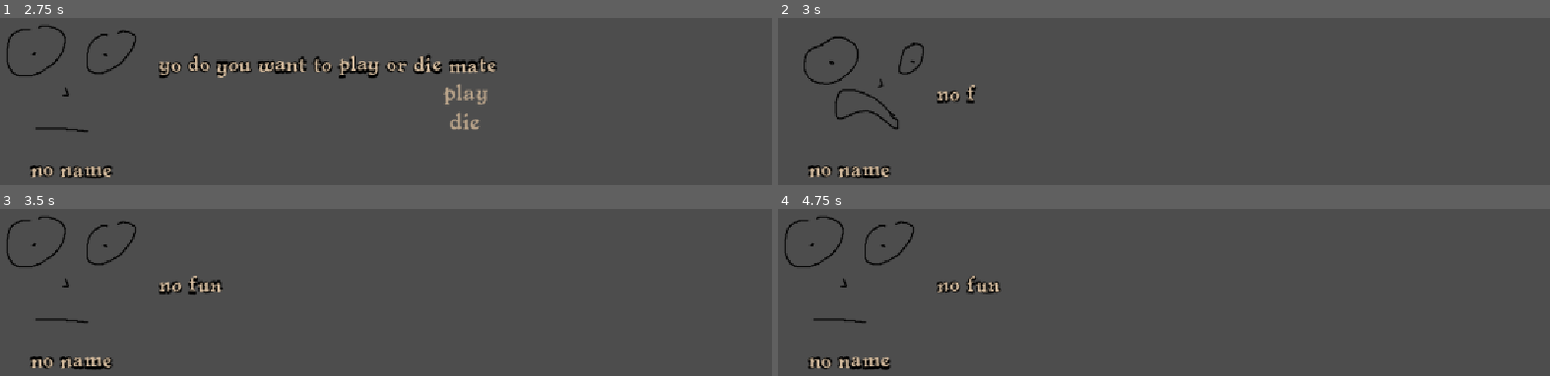
Above: before the commit, frames 1-4 (two rows, left to right).
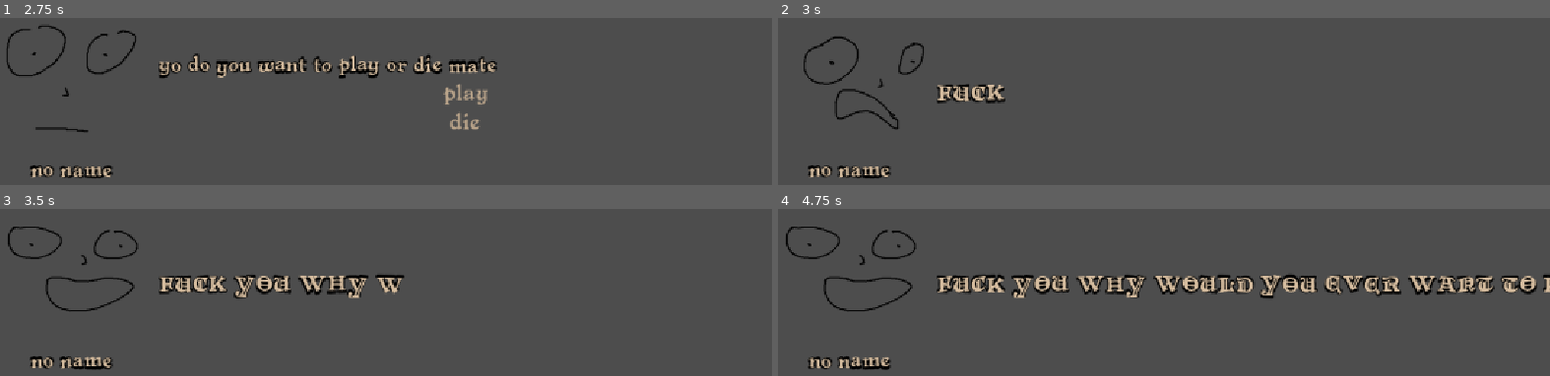
Above: after the commit, the same moments.

Repository: TheMagnat/Brackeys-Game-Jam-2025
Game: Godot game, scene res://Scenes/Cinematic/dialog.tscn
The game is run twice, just before and just after one commit, with the same random seed, the same clock (stepped at 60 frames per second) and the same inputs. This scene is started directly instead of the project's main scene. Sound files missing from this copy of the repository are replaced by a short silence.
Inputs (mouse positions are in pixels of both pictures, inside the frame that each line leads up to):
- Up to frame 1 (2.75 s): move the mouse to (outside the picture) at 0.52 s; hold 1 (CARD_SHORTCUT_1) 0.53-1.28 s; click (outside the picture) at 0.67 s; move the mouse to (outside the picture) at 1.27 s; tap 2 (CARD_SHORTCUT_2) at 1.35 s; click (outside the picture) at 1.42 s; tap Enter at 2 s; move the mouse to (455, 131) at 2.02 s; hold 3 (CARD_SHORTCUT_3) from 2.03 s (still down); click (455, 131) at 2.17 s
- Up to frame 2 (3 s): release 3 (CARD_SHORTCUT_3) at 2.75 s; click "die" at 2.75 s
- Up to frame 3 (3.5 s): no input
- Up to frame 4 (4.75 s): move the mouse to (outside the picture) at 3.52 s; tap 4 (CARD_SHORTCUT_4) at 3.6 s; click (outside the picture) at 3.67 s; move the mouse to (outside the picture) at 4.27 s; hold 5 (CARD_SHORTCUT_5) from 4.28 s (still down); click (outside the picture) at 4.42 s

Frame 1 is identical in both runs. In frame 2, 0.8% of the frame differs, in the area x 20-30%, y 39-52%; in frame 3, 3.6%; in frame 4, 7.1%, in the area x 0-100%, y 4-69%.

Commit message:
better dialog sound, permit to have it angry

Diff:
--- a/BrackeysGameJam2025/Scenes/Cinematic/DialogCharacter.gd
+++ b/BrackeysGameJam2025/Scenes/Cinematic/DialogCharacter.gd
@@ -10,19 +10,24 @@
 func _ready():
 	$AudioStreamPlayer.stream = stream
 	$Name.text = character_name
-	audio.finished.connect(talk_voice)
 
-func start_talking():
+var angry := false
+func start_talking(a: bool):
 	if hframes > 1 or vframes > 1:
+		angry = a
 		frame = 1
 		talk_visuals()
 		talk_voice()
+
+		audio.volume_db = -5.0 if angry else -10.0
+		audio.pitch_scale = 0.9 if angry else 0.5
 
 func talk_voice():
 	if frame == 0:
 		return
 
 	audio.play()
+	get_tree().create_timer(randf_range(sound_speed_min, sound_speed_max) * (0.75 if angry else 1.0)).timeout.connect(talk_voice)
 
 func talk_visuals():
 	if frame == 0:
--- a/BrackeysGameJam2025/Scenes/Cinematic/DialogCharacter.tscn
+++ b/BrackeysGameJam2025/Scenes/Cinematic/DialogCharacter.tscn
@@ -33,3 +33,4 @@
 
 [node name="AudioStreamPlayer" type="AudioStreamPlayer" parent="."]
 volume_db = -10.0
+pitch_scale = 0.5
--- a/BrackeysGameJam2025/Scenes/Cinematic/dialog.gd
+++ b/BrackeysGameJam2025/Scenes/Cinematic/dialog.gd
@@ -8,7 +8,7 @@
 @onready var DIALOG_TEXT := $Resources/DialogLabel
 @onready var DIALOG_BUTTON := $Resources/Button
 
-func write_text(c: DialogCharacter, t: String) -> DialogLabel:
+func write_text(c: DialogCharacter, t: String, angry := false) -> DialogLabel:
 	for child in $Text.get_children(): child.queue_free()
 	for child in $icon.get_children(): child.queue_free()
 
@@ -19,33 +19,33 @@
 	text.write(t)
 
 	$icon.add_child(char)
-	char.start_talking()
+	char.start_talking(angry)
 	text.finished.connect(char.stop)
 
 	return text
 
-func choice(c: DialogCharacter, t: String, choices: Array[String]):
+func choice(c: DialogCharacter, t: String, choices: Array[String], angry := false) -> void:
 	var buttons := []
 	for i in choices.size():
 		buttons.append(DIALOG_BUTTON.duplicate())
 		buttons.back().text = choices[i]
 		buttons.back().pressed.connect(chose.emit.bind(i))
 
-	await write_text(c, t).finished
+	await write_text(c, t, angry).finished
 
 	for btn in buttons:
 		await get_tree().create_timer(0.5).timeout
 		$Text.add_child(btn)
 
-func write(c: DialogCharacter, t: String):
-	await write_text(c, t).finished
+func write(c: DialogCharacter, t: String, angry := false) -> void:
+	await write_text(c, t, angry).finished
 
 	finished.emit()
 
-func _ready():
+func _ready() -> void:
 	choice(TEST_CHAR, "yo do you want to play or die mate", ["play", "die"])
 	chose.connect(func(v: int):
 		if v == 0:
 			write(TEST_CHAR, "ok so for this one I'll make a longer dialog because I want to see how it turns out on the long run")
 		else:
-			write(TEST_CHAR, "no fun"), CONNECT_ONE_SHOT)
+			write(TEST_CHAR, "FUCK YOU WHY WOULD YOU EVER WANT TO KILL YOURSELF", true), CONNECT_ONE_SHOT)
--- a/BrackeysGameJam2025/Scenes/Cinematic/dialog.tscn
+++ b/BrackeysGameJam2025/Scenes/Cinematic/dialog.tscn
@@ -1,58 +1,16 @@
-[gd_scene load_steps=31 format=3 uid="uid://v0suyigmajrx"]
+[gd_scene load_steps=10 format=3 uid="uid://v0suyigmajrx"]
 
 [ext_resource type="Script" uid="uid://bjcgm5dl1gy0u" path="res://Scenes/Cinematic/dialog.gd" id="1_44o50"]
 [ext_resource type="PackedScene" uid="uid://dh65mbfrk17yw" path="res://Scenes/Cinematic/DialogCharacter.tscn" id="2_ffb6v"]
 [ext_resource type="Texture2D" uid="uid://chvqydhjc7w86" path="res://Resources/GFX/testcharacter.png" id="3_0h3y3"]
 [ext_resource type="PackedScene" uid="uid://dyrl1i5wag823" path="res://Scenes/Cinematic/DialogLabel.tscn" id="3_qptr5"]
-[ext_resource type="AudioStream" uid="uid://d4mtei6srp1ko" path="res://Resources/SFX/pirate/pirate11.ogg" id="6_nourv"]
-[ext_resource type="AudioStream" uid="uid://cjljfqnvxv5cv" path="res://Resources/SFX/pirate/pirate13.ogg" id="8_h041f"]
-[ext_resource type="AudioStream" uid="uid://bona37in5suyv" path="res://Resources/SFX/pirate/pirate14.ogg" id="9_uilxw"]
-[ext_resource type="AudioStream" uid="uid://bvnmvdqb1ibmx" path="res://Resources/SFX/pirate/pirate16.ogg" id="11_8qwai"]
-[ext_resource type="AudioStream" uid="uid://b563lobhreyoi" path="res://Resources/SFX/pirate/pirate17.ogg" id="12_bidhx"]
-[ext_resource type="AudioStream" uid="uid://d3x5f71vnounw" path="res://Resources/SFX/pirate/pirate18.ogg" id="13_n67dt"]
-[ext_resource type="AudioStream" uid="uid://b67kghnrk240d" path="res://Resources/SFX/pirate/pirate19.ogg" id="14_spy77"]
-[ext_resource type="AudioStream" uid="uid://bnt2ch7n8efnf" path="res://Resources/SFX/pirate/pirate20.ogg" id="15_nak33"]
-[ext_resource type="AudioStream" uid="uid://cxc0i84mqplt8" path="res://Resources/SFX/pirate/pirate21.ogg" id="17_kxii1"]
-[ext_resource type="AudioStream" uid="uid://clorjrfe3qhe4" path="res://Resources/SFX/pirate/pirate23.ogg" id="19_l781a"]
-[ext_resource type="AudioStream" uid="uid://1rsvsrkgkc2t" path="res://Resources/SFX/pirate/pirate24.ogg" id="20_yc258"]
-[ext_resource type="AudioStream" uid="uid://c6k1mwah8rbks" path="res://Resources/SFX/pirate/pirate25.ogg" id="21_gi47g"]
-[ext_resource type="AudioStream" uid="uid://ddq3wmrp41pyb" path="res://Resources/SFX/pirate/pirate26.ogg" id="22_e8tti"]
-[ext_resource type="AudioStream" uid="uid://bcfwq2x356oo4" path="res://Resources/SFX/pirate/pirate31.ogg" id="28_t81t3"]
-[ext_resource type="AudioStream" uid="uid://ced46mkfu8kh8" path="res://Resources/SFX/pirate/pirate32.ogg" id="29_f08ei"]
-[ext_resource type="AudioStream" uid="uid://lyakb7vam0m8" path="res://Resources/SFX/pirate/pirate33.ogg" id="30_u5lkn"]
-[ext_resource type="AudioStream" uid="uid://bqchv88rnk7ss" path="res://Resources/SFX/pirate/pirate34.ogg" id="31_j11ln"]
-[ext_resource type="AudioStream" uid="uid://b1ivtjx6mromj" path="res://Resources/SFX/pirate/pirate6.ogg" id="34_i7x0a"]
+[ext_resource type="AudioStream" uid="uid://cxjcip623p76u" path="res://Resources/SFX/pirate/voice_harmonica.ogg" id="4_0h3y3"]
 [ext_resource type="PackedScene" uid="uid://c16nmmpnwqcji" path="res://Scenes/UI/button.tscn" id="35_gd4nd"]
-[ext_resource type="AudioStream" uid="uid://chtg5m1n55jif" path="res://Resources/SFX/pirate/pirate7.ogg" id="35_sb258"]
-[ext_resource type="AudioStream" uid="uid://bufgvvwnlfjug" path="res://Resources/SFX/pirate/pirate8.ogg" id="36_0gi05"]
-[ext_resource type="AudioStream" uid="uid://byxr23lvmt0dt" path="res://Resources/SFX/pirate/pirate9.ogg" id="37_ou0uh"]
-[ext_resource type="AudioStream" uid="uid://yws1o5uam42c" path="res://Resources/SFX/pirate/pirate10.ogg" id="38_p0svf"]
 
 [sub_resource type="AudioStreamRandomizer" id="AudioStreamRandomizer_ffb6v"]
 random_pitch = 1.25
-streams_count = 22
-stream_0/stream = ExtResource("34_i7x0a")
-stream_1/stream = ExtResource("35_sb258")
-stream_2/stream = ExtResource("36_0gi05")
-stream_3/stream = ExtResource("37_ou0uh")
-stream_4/stream = ExtResource("38_p0svf")
-stream_5/stream = ExtResource("6_nourv")
-stream_6/stream = ExtResource("8_h041f")
-stream_7/stream = ExtResource("9_uilxw")
-stream_8/stream = ExtResource("11_8qwai")
-stream_9/stream = ExtResource("12_bidhx")
-stream_10/stream = ExtResource("13_n67dt")
-stream_11/stream = ExtResource("14_spy77")
-stream_12/stream = ExtResource("15_nak33")
-stream_13/stream = ExtResource("17_kxii1")
-stream_14/stream = ExtResource("19_l781a")
-stream_15/stream = ExtResource("20_yc258")
-stream_16/stream = ExtResource("21_gi47g")
-stream_17/stream = ExtResource("22_e8tti")
-stream_18/stream = ExtResource("28_t81t3")
-stream_19/stream = ExtResource("29_f08ei")
-stream_20/stream = ExtResource("30_u5lkn")
-stream_21/stream = ExtResource("31_j11ln")
+streams_count = 1
+stream_0/stream = ExtResource("4_0h3y3")
 
 [sub_resource type="Shader" id="Shader_omxac"]
 code = "shader_type canvas_item;
@@ -81,7 +39,6 @@
 hframes = 4
 anim_speed = 0.125
 sound_speed_min = 0.09999999999126884
-sound_speed_max = 0.3000000000029104
 stream = SubResource("AudioStreamRandomizer_ffb6v")
 
 [node name="Resources" type="Node2D" parent="."]
Not shown, removed: BrackeysGameJam2025/Resources/SFX/pirate/pirate10.ogg.import
Not shown, removed: BrackeysGameJam2025/Resources/SFX/pirate/pirate11.ogg.import
Not shown, removed: BrackeysGameJam2025/Resources/SFX/pirate/pirate13.ogg.import
Not shown, removed: BrackeysGameJam2025/Resources/SFX/pirate/pirate14.ogg.import
Not shown, removed: BrackeysGameJam2025/Resources/SFX/pirate/pirate16.ogg.import
Not shown, removed: BrackeysGameJam2025/Resources/SFX/pirate/pirate17.ogg.import
Not shown, removed: BrackeysGameJam2025/Resources/SFX/pirate/pirate18.ogg.import
Not shown, removed: BrackeysGameJam2025/Resources/SFX/pirate/pirate19.ogg.import
Not shown, removed: BrackeysGameJam2025/Resources/SFX/pirate/pirate20.ogg.import
Not shown, removed: BrackeysGameJam2025/Resources/SFX/pirate/pirate21.ogg.import
Not shown, removed: BrackeysGameJam2025/Resources/SFX/pirate/pirate23.ogg.import
Not shown, removed: BrackeysGameJam2025/Resources/SFX/pirate/pirate24.ogg.import
(and 34 more such lines)
